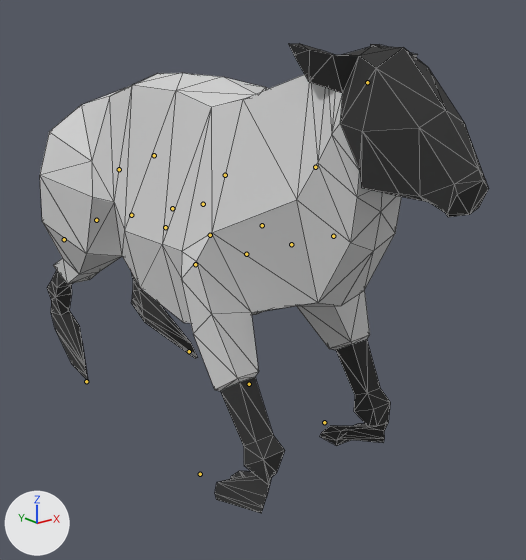
The glTF model assets/animals/Sheep.glb: old version first, new version second.
Both versions are drawn from a camera (50 mm lens) standing at (-4.55, -6.75, 4.28) and looking at (0.33, -0.66, 1.85). Every picture has the same lights, and +X, +Y and +Z are marked at lower left. The older version comes first. Both versions are drawn at frame 10 of the action 'Gallop'; the numbers are the values there. The bones that change, and the others that lie on the model, are drawn over the model as lines. Mesh edges are drawn as thin lines.

The first picture shows 'Sheep'.
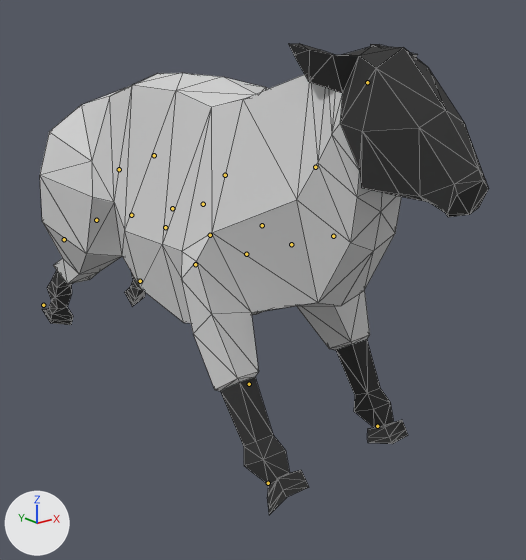
Where the change shows, as pixel boxes (x1, y1, x2, y2) in the pictures (526 x 560 px):
```json
{"object": "Sheep", "change": "posed", "before": [40, 44, 489, 513], "after": [40, 44, 489, 515]}
{"bone": "FrontFoot_R", "before": "(200, 474) to (200, 474)", "after": "(268, 483) to (268, 483)"}
{"bone": "BackFoot_R", "before": "(86, 381) to (87, 381)", "after": "(43, 305) to (44, 306)"}
{"bone": "FrontFoot_L", "before": "(324, 422) to (325, 423)", "after": "(377, 426) to (378, 426)"}
{"bone": "BackFoot_L", "before": "(189, 351) to (189, 352)", "after": "(140, 281) to (140, 281)"}
```

The change, as JSON lines over the scene's bpy script:
```json
{"block": "bone_frontfoot_r", "where": "bone_frontfoot_r = bpy.data.objects['Armature'].pose.bones['FrontFoot_R']  # child of 'root'"}
{"op": "set", "path": "bone_frontfoot_r.location", "old": "(0.0, 0.0, 0.0)", "new": "(0.0, 0.01121, -0.00457)"}
{"op": "set", "path": "bone_frontfoot_r.rotation_quaternion", "old": "(1.0, 0.0, 0.0, 0.0)", "new": "(0.966, -0.257, 0.0, 0.0)", "note": "degrees (0, 0, 0) -> degrees (-30, 0, 0)"}
{"block": "bone_backfoot_r", "where": "bone_backfoot_r = bpy.data.objects['Armature'].pose.bones['BackFoot_R']  # child of 'root'"}
{"op": "set", "path": "bone_backfoot_r.location", "old": "(0.0, 0.0, 0.0)", "new": "(0.0, -0.01264, -0.00725)"}
{"op": "set", "path": "bone_backfoot_r.rotation_quaternion", "old": "(1.0, 0.0, 0.0, 0.0)", "new": "(0.946, 0.324, 0.0, 0.0)", "note": "degrees (0, 0, 0) -> degrees (38, 0, 0)"}
{"block": "bone_frontfoot_l", "where": "bone_frontfoot_l = bpy.data.objects['Armature'].pose.bones['FrontFoot_L']  # child of 'root'"}
{"op": "set", "path": "bone_frontfoot_l.location", "old": "(0.0, 0.0, 0.0)", "new": "(0.0, 0.00824, -0.00303)"}
{"op": "set", "path": "bone_frontfoot_l.rotation_quaternion", "old": "(1.0, 0.0, 0.0, 0.0)", "new": "(0.983, -0.185, 0.0, 0.0)", "note": "degrees (0, 0, 0) -> degrees (-21, 0, 0)"}
{"block": "bone_backfoot_l", "where": "bone_backfoot_l = bpy.data.objects['Armature'].pose.bones['BackFoot_L']  # child of 'root'"}
{"op": "set", "path": "bone_backfoot_l.location", "old": "(0.0, 0.0, 0.0)", "new": "(0.0, -0.01366, -0.00745)"}
{"op": "set", "path": "bone_backfoot_l.rotation_quaternion", "old": "(1.0, 0.0, 0.0, 0.0)", "new": "(0.927, 0.375, 0.0, 0.0)", "note": "degrees (0, 0, 0) -> degrees (44, 0, 0)"}
```
